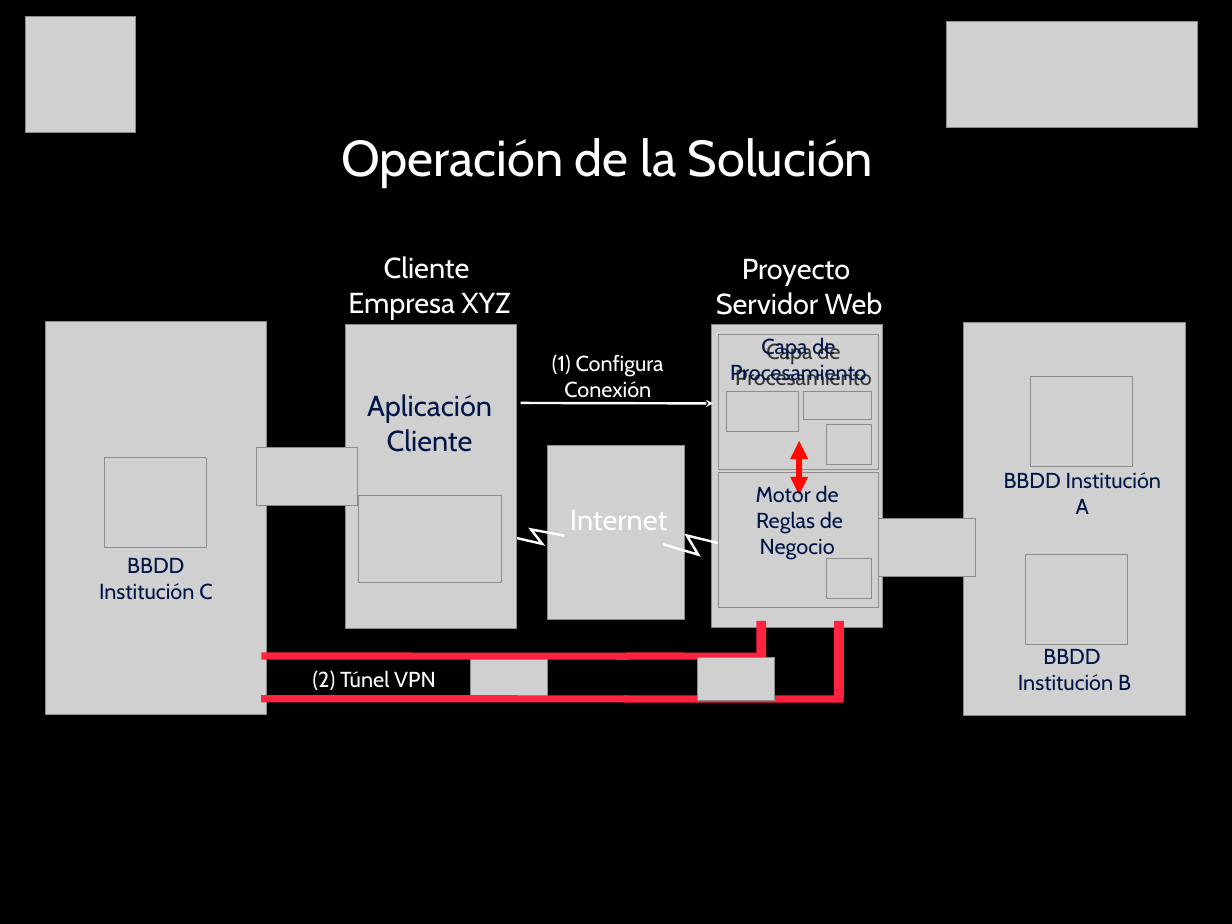
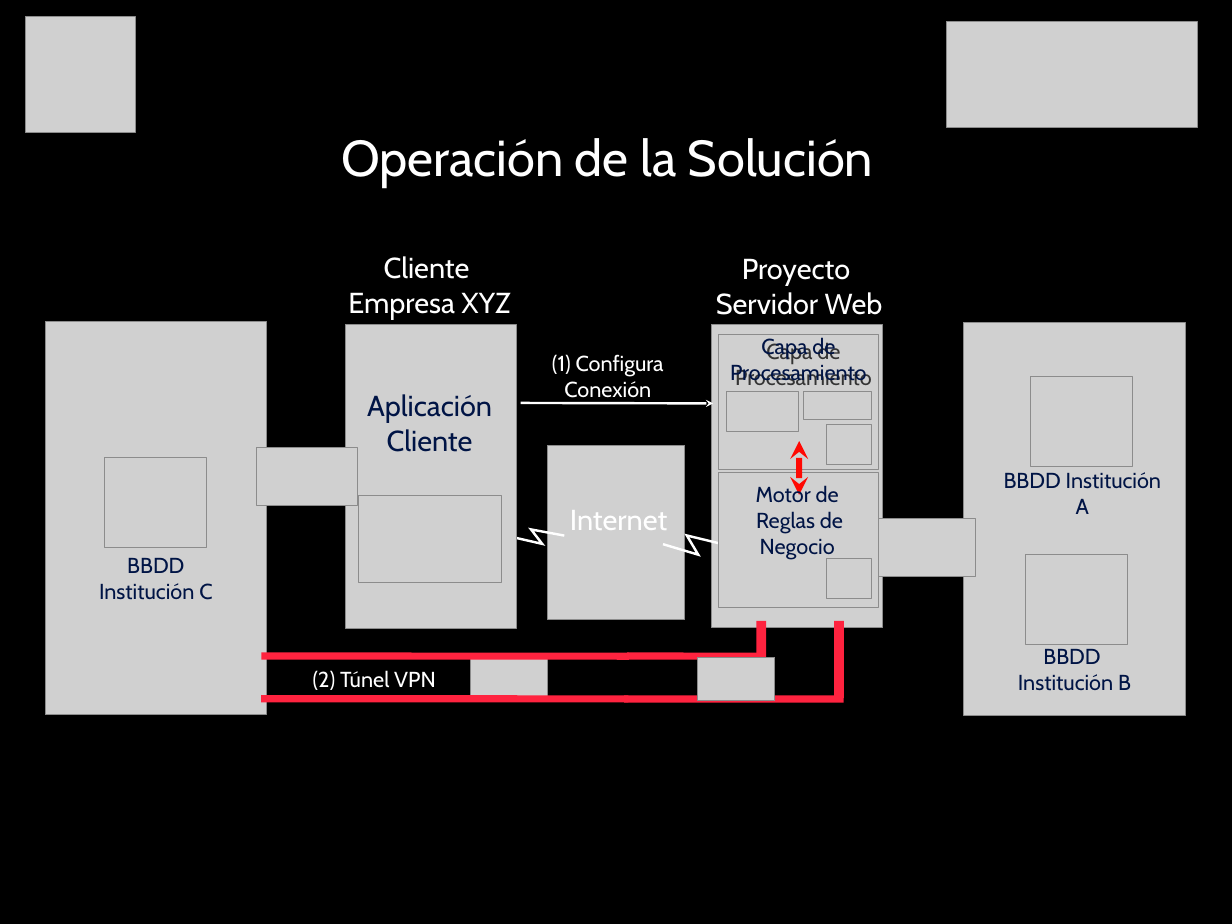
Before and after one commit to spaceappchile/team31, a slide deck: slide 18 of MySpaceCal-MS2C-Chile - Presentacion.ppt. Drawn at 1232x924 pixels with LibreOffice and Linux fonts; fonts in the diff are those of the drawing; grey boxes stand for pictures. Boxes give left, top, right and bottom in pixels: in the first picture for what was removed or moved away, otherwise in the second. Text is boxed around its words. In the diff, an @@ line names an element or a change of style, - is before the commit and + after.

```diff
--- a/MySpaceCal-MS2C-Chile - Presentacion.ppt
+++ b/MySpaceCal-MS2C-Chile - Presentacion.ppt
@@ double arrow (799, 441) - (799, 495): arrowheads changed @@
```
Also in this commit, not shown: 3 other slides changed, 2 other files.
